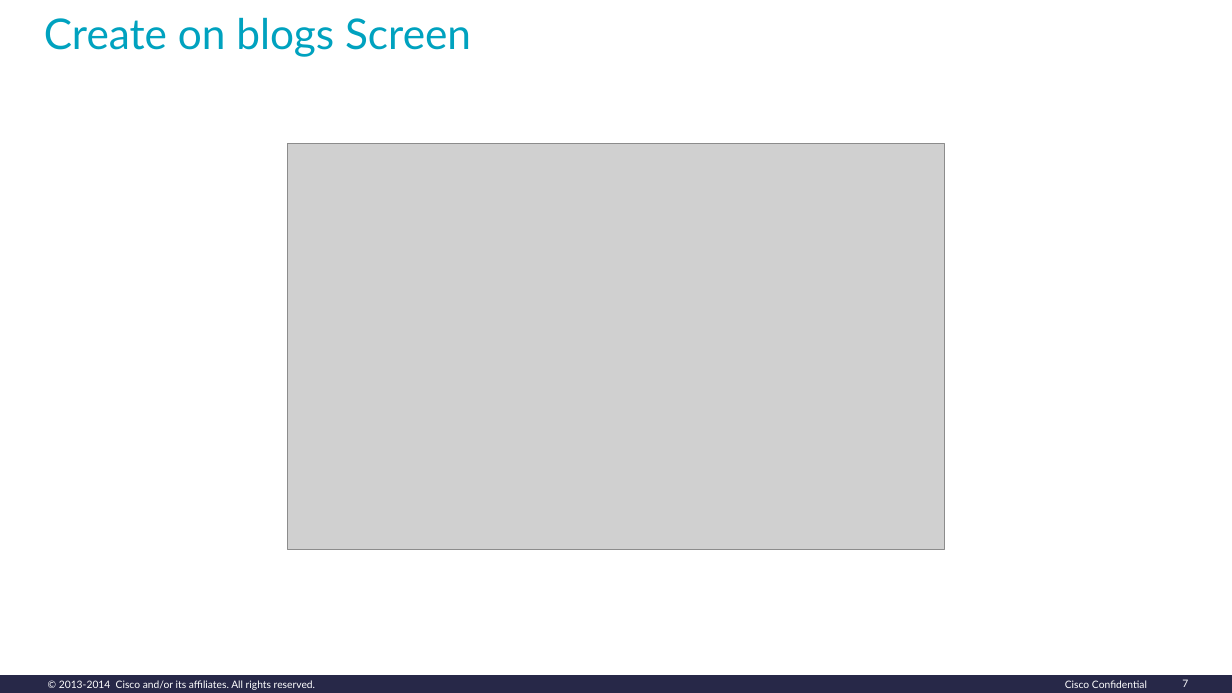
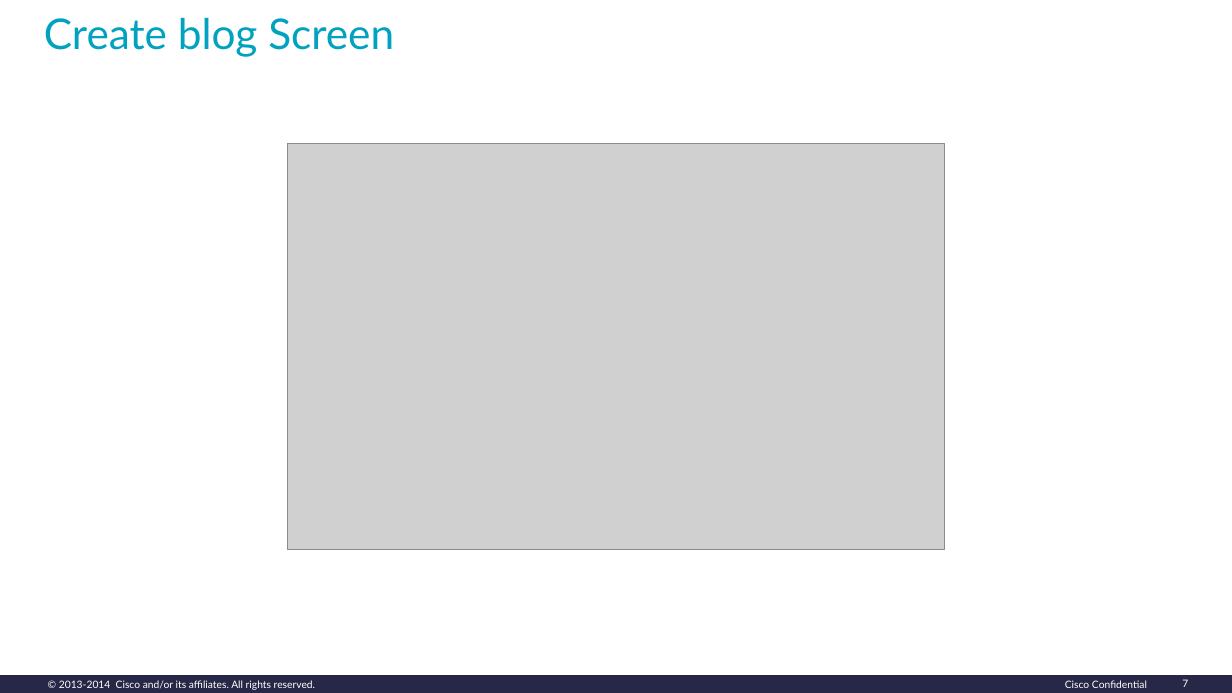
Before and after one commit to suprusty/blog, a slide deck: slide 7 of CMAD_CISCOBLOG.pptx. Drawn at 1232x693 pixels with LibreOffice and Linux fonts; fonts in the diff are those of the drawing; grey boxes stand for pictures. Boxes give left, top, right and bottom in pixels: in the first picture for what was removed or moved away, otherwise in the second. Text is boxed around its words. In the diff, an @@ line names an element or a change of style, - is before the commit and + after.

```diff
--- a/CMAD_CISCOBLOG.pptx
+++ b/CMAD_CISCOBLOG.pptx
@@ title at <box>44,17,394,57</box>: text changed @@
-Create on blogs Screen
+Create blog Screen
```
Also in this commit, not shown: 7 other slides changed, 35 other files.
